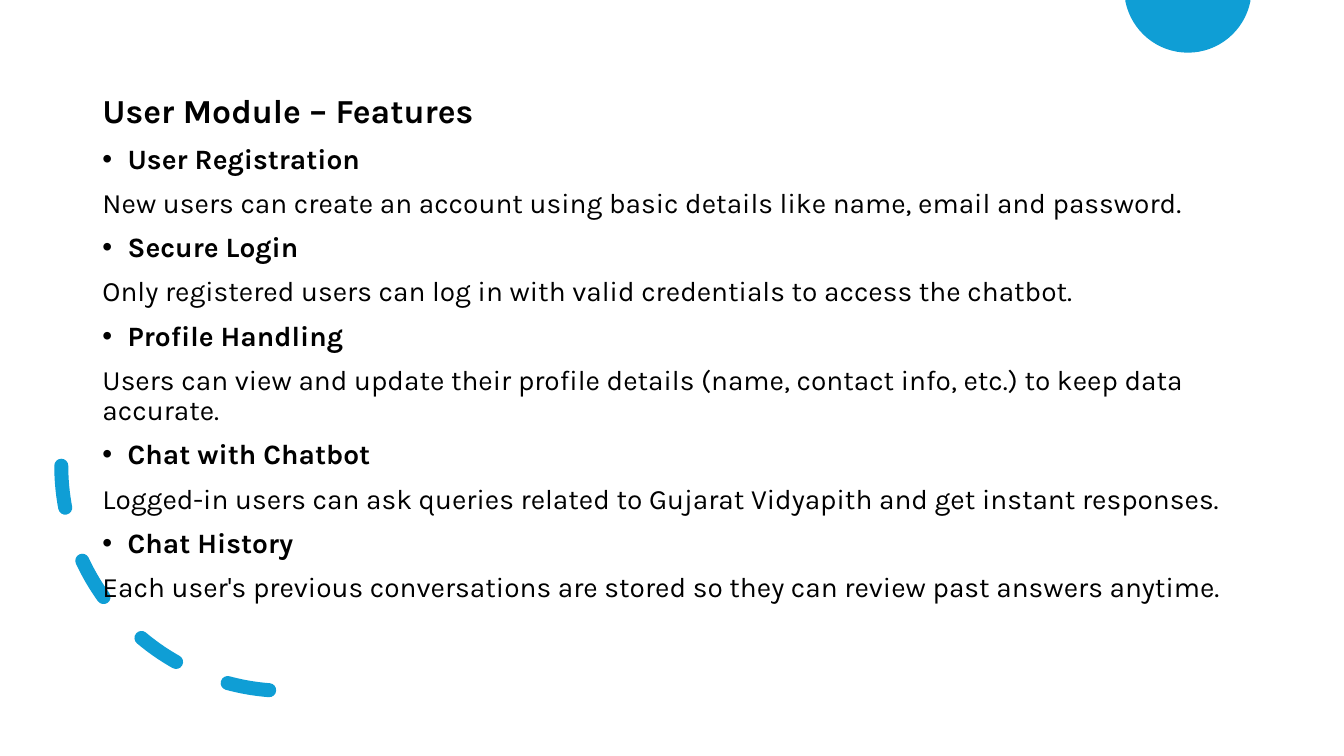
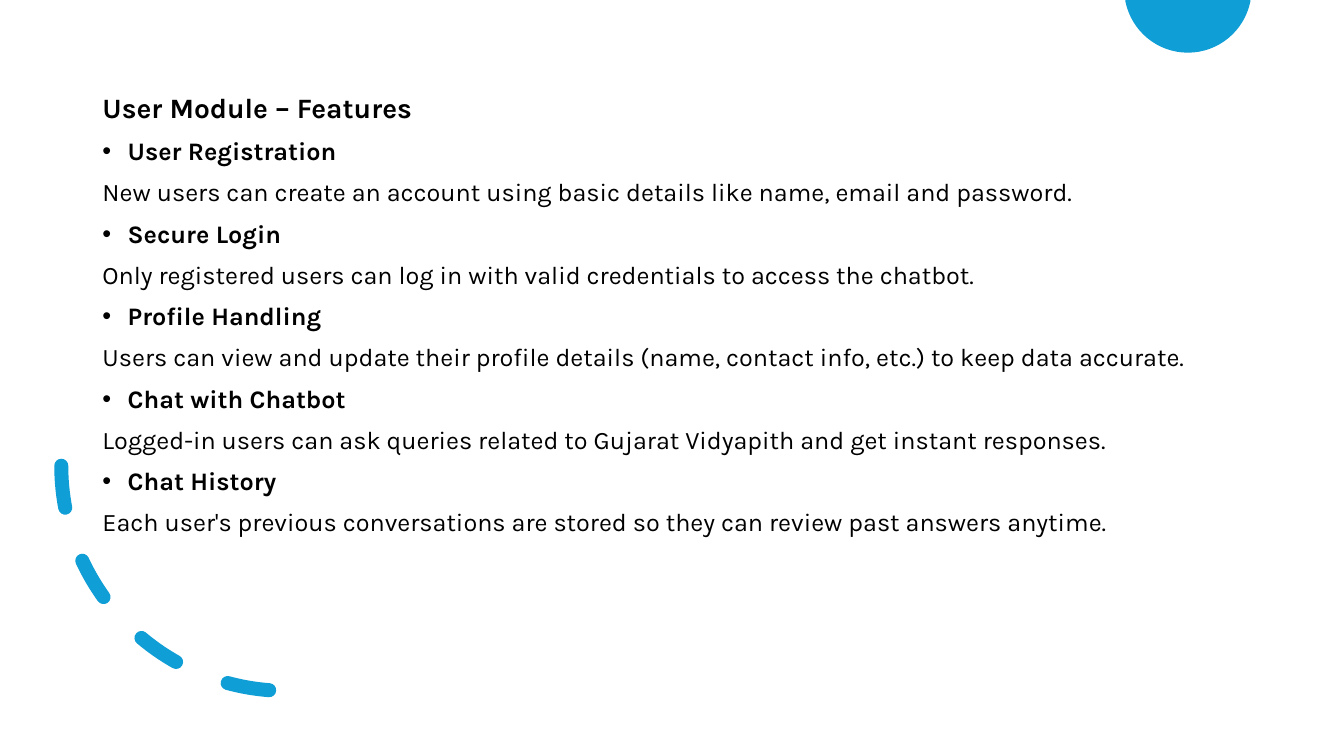
Before and after one commit to SonaniAkshit/university-chatbot-web, a slide deck: slide 5 of University_Chatbot Documentations/Gujarat Vidyapith Chatbot with Design.pptx. Drawn at 1344x756 pixels with LibreOffice and Linux fonts; fonts in the diff are those of the drawing. Boxes give left, top, right and bottom in pixels: in the first picture for what was removed or moved away, otherwise in the second. Text is boxed around its words. In the diff, an @@ line names an element or a change of style, - is before the commit and + after.

Commit message:
Update and clean up Gujarat Vidyapith Chatbot docs
Renamed the merged PDF to 'Final', updated multiple documentation files, and removed outdated presentation and 'Thank You' documents to streamline the documentation set.

```diff
--- a/University_Chatbot Documentations/Gujarat Vidyapith Chatbot with Design.pptx
+++ b/University_Chatbot Documentations/Gujarat Vidyapith Chatbot with Design.pptx
@@ text "User Module – Features" at (x1=102, y1=98, x2=1184, y2=537): size 24 to 20 pt in "User Module – Features"; size 20 to 18 pt @@
```
Also in this commit, not shown: 16 other slides changed, 22 slides added, 11 slides removed, 7 other files.
